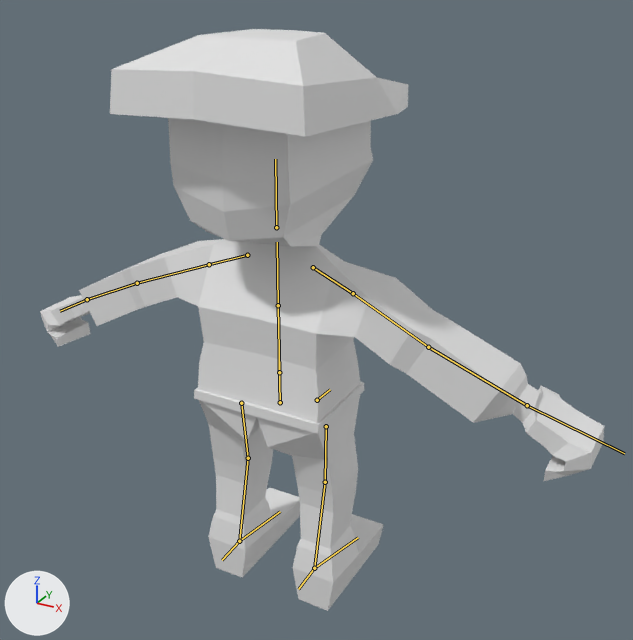
Renders of the FBX model ManFbx/Manjump.fbx from each side of a commit.
Both versions are drawn from a 50 mm lens placed at (11.96, -19.52, 19.29), pointed at (0.87, 0.66, 9.2). Arrows for +X, +Y and +Z are at lower left; the lights stay in place. The older version comes first. The bones that change, and the others that lie on the model, are drawn over the model as lines.
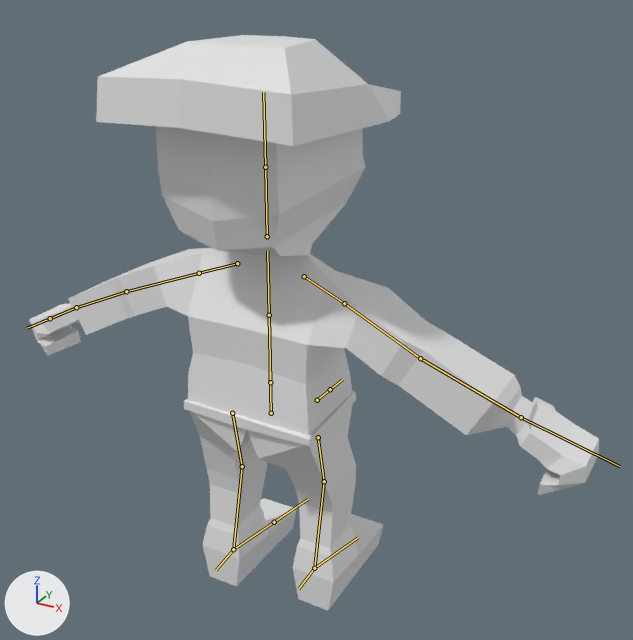
The newer file adds an action. The first version stands in its rest pose; the second is drawn at frame 1 of the action 'Armature|Armature|_TPose'.

Where the change shows, as pixel boxes [x1, y1, x2, y2] in the pictures (633 x 640 px):
'Cube', posed: before [40, 29, 604, 611]; after [29, 35, 599, 611]
bone 'Base', root to tip: before (280, 402) to (279, 361); after (271, 413) to (270, 371)
bone 'UpperLeg.L', root to tip: before (241, 403) to (248, 458); after (232, 413) to (242, 466)
bone 'LowerLeg.L', root to tip: before (248, 458) to (239, 541); after (242, 466) to (233, 549)
bone 'Foot.L', root to tip: before (239, 541) to (280, 511); after (233, 549) to (274, 522)
bone 'UpperLeg.R', root to tip: before (326, 426) to (325, 482); after (318, 437) to (324, 481)
bone 'LowerLeg.R', root to tip: before (325, 482) to (314, 568); after (324, 481) to (314, 568)

The change in detail:
Bone 'Base' (bone_base) moves from (0.0, 0.0, 0.0) to (0.0, -0.11, -0.5).
Bone 'UpperLeg.L' (bone_upperleg_l) turns from (0, 0, 0) to (3, 1, -1) degrees about its own x, y and z.
Bone 'LowerLeg.L' (bone_lowerleg_l) turns from (0, 0, 0) to (-2, 0, 1) degrees about its own x, y and z.
Bone 'Foot.L' (bone_foot_l) turns from (0, 0, 0) to (-4, 0, 0) degrees about its own x, y and z.
Bone 'UpperLeg.R' (bone_upperleg_r) turns from (0, 0, 0) to (15, -1, 1) degrees about its own x, y and z.
Bone 'LowerLeg.R' (bone_lowerleg_r) turns from (0, 0, 0) to (-15, 0, -2) degrees about its own x, y and z.
